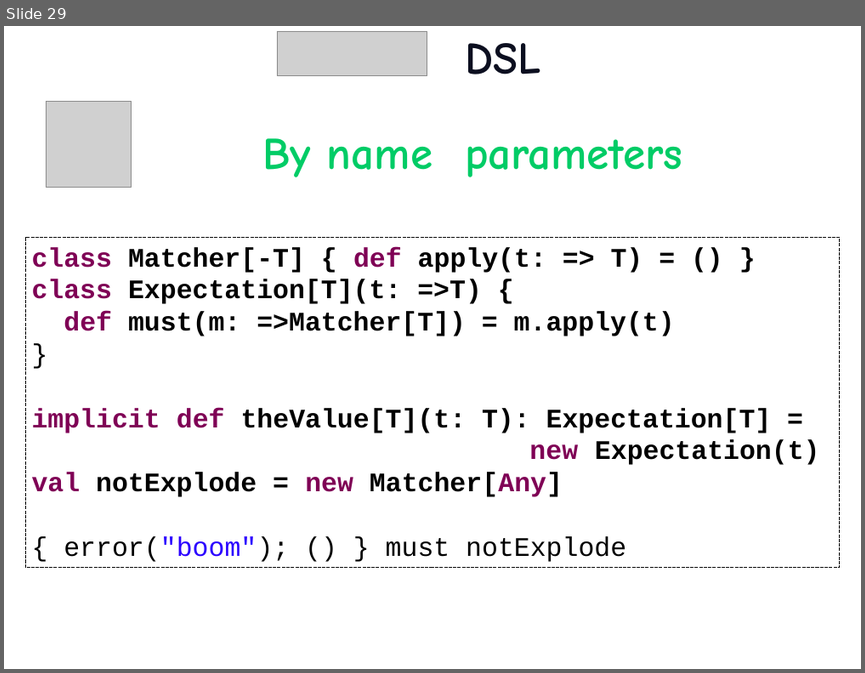
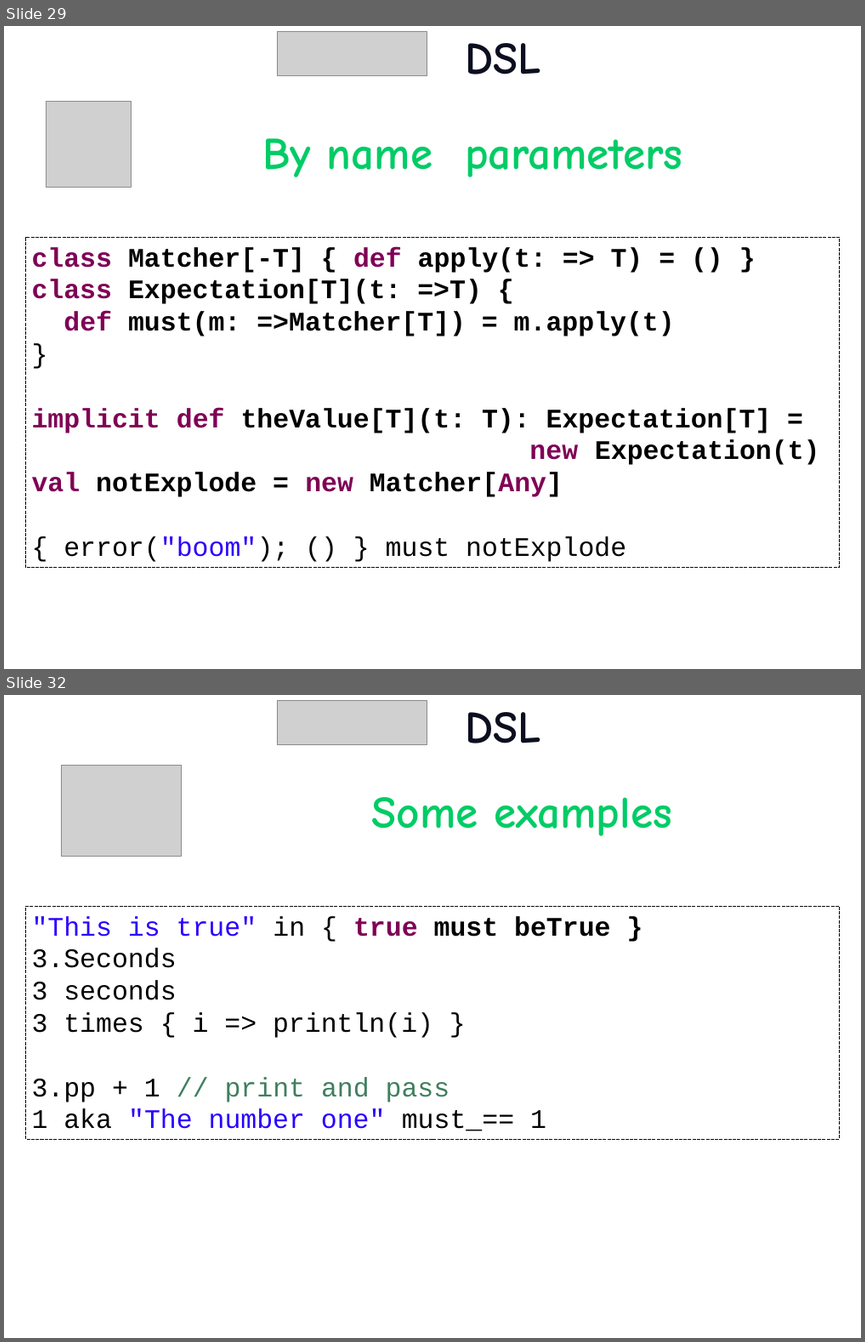
Before and after one commit to etorreborre/oscon-2010, a slide deck: src/main/resources/oscon_2010_specs.pptx. Shown one above the other, each under a label of ours: slide 29 before the commit, slides 29 and 32 after it; the slides between them are not shown. The pictures are 865x673 and 865x1342 pixels, drawn with LibreOffice and Linux fonts; fonts in the diff are those of the drawing; grey boxes stand for pictures; background and template pictures are left out. Boxes give left, top, right and bottom in pixels: in the first picture for what was removed or moved away, otherwise in the second. Text is boxed around its words. In the diff, an @@ line names an element or a change of style, - is before the commit and + after.

```diff
--- a/src/main/resources/oscon_2010_specs.pptx
+++ b/src/main/resources/oscon_2010_specs.pptx
@@ slide 32 added at (x1=4, y1=695, x2=861, y2=1338), background picture (left out) @@
@@ picture added at (x1=277, y1=700, x2=427, y2=744) @@
@@ title added at (x1=466, y1=712, x2=541, y2=743), 54 pt, text #0C0F20, bold @@
+DSL
@@ picture added at (x1=61, y1=766, x2=181, y2=856) @@
@@ text added at (x1=372, y1=797, x2=671, y2=836), 54 pt, text #00CC66, bold @@
+Some examples
@@ rectangle added at (x1=26, y1=906, x2=839, y2=1139), fill #FFFFFF, outline #000000 0.75 pt dashed, 32 pt, text #000000 @@
+"This is true" in { true must beTrue }
+3.Seconds
+3 seconds
+3 times { i => println(i) }
+3.pp + 1 // print and pass
+1 aka "The number one" must_== 1
```
Also in this commit, not shown: 2 slides changed, 2 other slides added, 3 other files.
